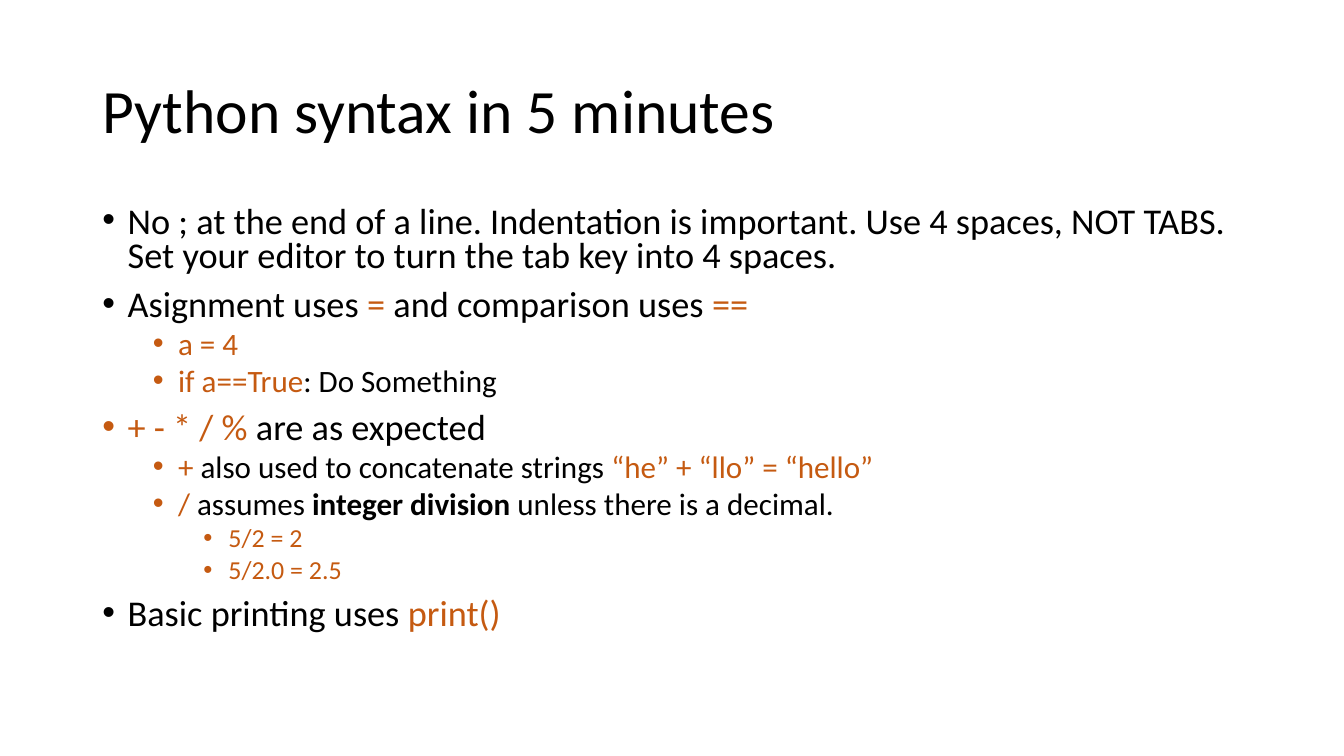
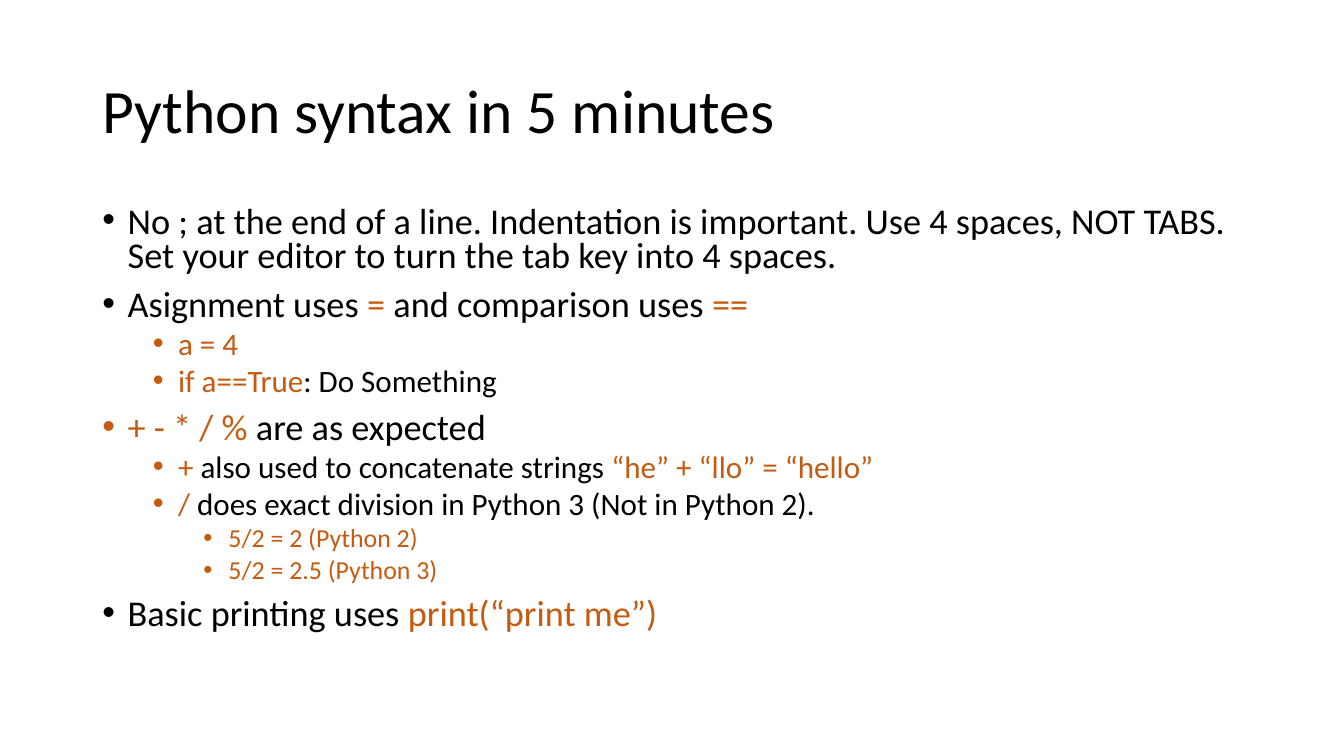
Before and after one commit to LimnoTech/Python-Data-Analysis-Course, a slide deck: slide 15 of Day1/IntroToPython/IntroToPython.pptx (slide 23 before the commit). Drawn at 1344x756 pixels with LibreOffice and Linux fonts; fonts in the diff are those of the drawing. Boxes give left, top, right and bottom in pixels: in the first picture for what was removed or moved away, otherwise in the second. Text is boxed around its words. In the diff, an @@ line names an element or a change of style, - is before the commit and + after.

Commit message:
update powerpoint

```diff
--- a/Day1/IntroToPython/IntroToPython.pptx
+++ b/Day1/IntroToPython/IntroToPython.pptx
@@ text at (128, 492, 815, 633): text changed @@
-  • / assumes integer division unless there is a decimal.
-    • 5/2 = 2
-    • 5/2.0 = 2.5
-• Basic printing uses print()
+  • / does exact division in Python 3 (Not in Python 2).
+    • 5/2 = 2 (Python 2)
+    • 5/2 = 2.5 (Python 3)
+• Basic printing uses print(“print me”)
```
Also in this commit, not shown: 6 other slides changed, 10 slides added, 3 slides removed, 1 other file.
